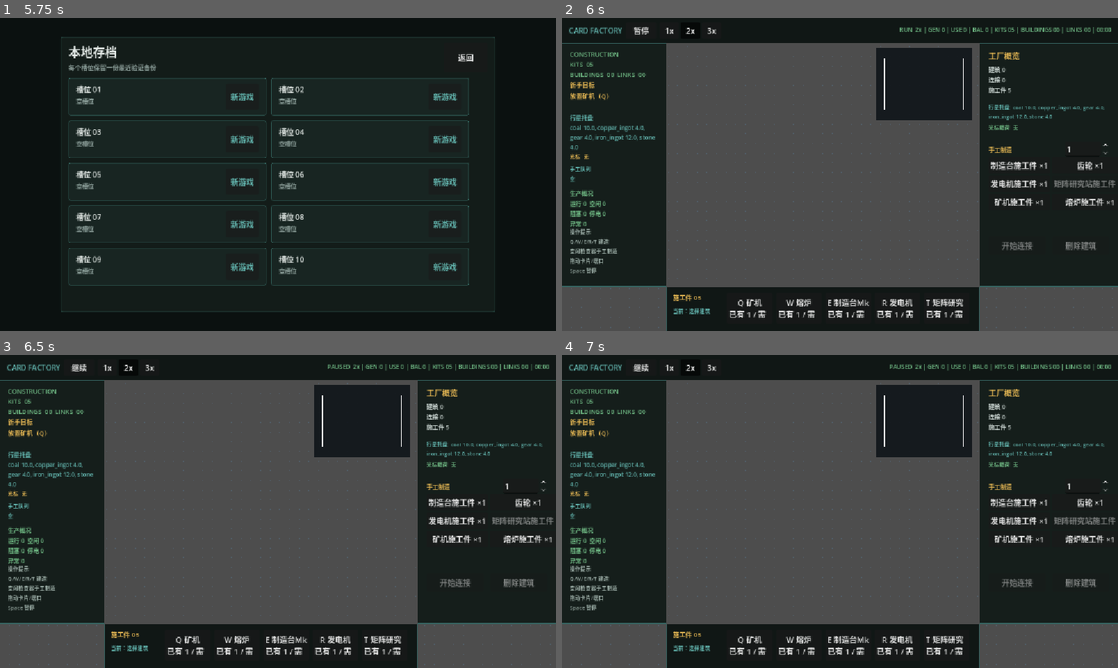
Above: before the commit, frames 1-4 (two rows, left to right).
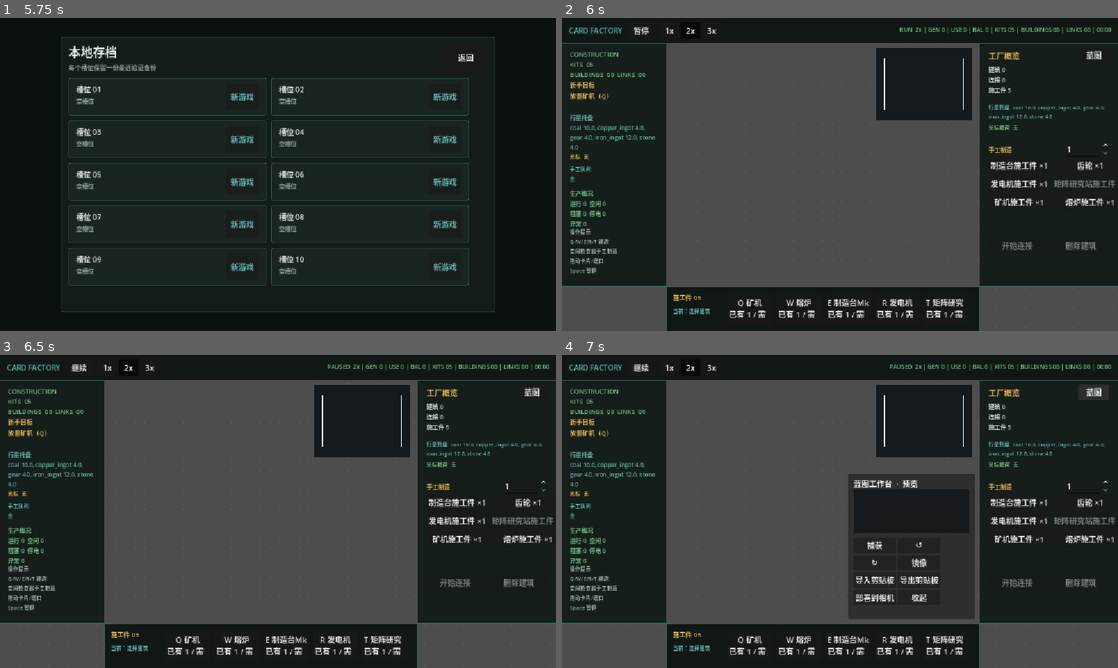
Above: after the commit, the same moments.

Repository: Vantex/cardFactory
Game: Godot game, scene res://scenes/main/Main.tscn
Same seed, same stepped clock (60 frames per second), same inputs: the game is played once before the commit and once after it.
Inputs (mouse positions are in pixels of both pictures, inside the frame that each line leads up to):
- Up to frame 1 (5.75 s): click "新游戏" at 0.5 s; click "返回" at 1.25 s; click "管理存档槽位" at 2 s; tap Enter at 2.75, 4.25 s; move the mouse to (400, 158) at 2.77 s; hold W 2.78-3.5 s; tap C at 2.85 s; click (400, 158) at 2.92 s; tap Space at 3.02, 3.5, 5 s; drag from (166, 190) to (250, 237) at 3.52 s; move the mouse to (333, 105) at 4.27 s; hold W 4.28-5 s; tap Delete at 4.35 s; click (333, 105) at 4.42 s; drag from (250, 237) to (111, 127) at 5.02 s
- Up to frame 2 (6 s): tap Enter at 5.75 s; move the mouse to (1006, 221) at 5.77 s; tap 2 at 5.85 s; click (1006, 221) at 5.92 s
- Up to frame 3 (6.5 s): tap Space at 6.02 s
- Up to frame 4 (7 s): click (1095, 392) at 6.5 s, where only the run after the commit has a clickable "蓝图"

Frame 1 is identical in both runs. In frame 2, less than 0.1% of the frame differs, in the area x 94-98%, y 10-14%; in frame 3, less than 0.1%; in frame 4, 10%, in the area x 51-98%, y 10-85%.

Commit message:
fix: keep blueprint workspace unobstructed

Diff:
--- a/scenes/ui/BlueprintWorkspace.gd
+++ b/scenes/ui/BlueprintWorkspace.gd
@@ -11,13 +11,19 @@
 var _rotation_quarters := 0
 var _mirrored := false
 var _clipboard_fallback := ""
+var _toggle_button: Button
 
 func _ready() -> void:
-	set_offsets_preset(Control.PRESET_TOP_LEFT)
-	position = Vector2(880, 246)
-	size = Vector2(264, 300)
+	set_anchors_preset(Control.PRESET_TOP_RIGHT)
+	offset_left = -560.0
+	offset_right = -296.0
+	offset_top = 246.0
+	offset_bottom = 546.0
+	z_index = 2
 	mouse_filter = Control.MOUSE_FILTER_STOP
 	_build_controls()
+	hide()
+	call_deferred("_install_toggle")
 	queue_redraw()
 
 func set_input_handler(input_handler: Node) -> void:
@@ -132,6 +138,31 @@
 	_add_button(controls, "Import", "导入剪贴板", import_from_clipboard)
 	_add_button(controls, "Export", "导出剪贴板", export_to_clipboard)
 	_add_button(controls, "Deploy", "部署到相机", _deploy_at_camera)
+	_add_button(controls, "Close", "收起", _hide_workspace)
+
+func _install_toggle() -> void:
+	if _toggle_button != null:
+		return
+	var inspector := get_parent().get_node_or_null("InspectorPanel") as Control
+	if inspector == null:
+		return
+	var title := inspector.get_node_or_null("Title") as Control
+	if title != null:
+		title.size.x = 180.0
+	_toggle_button = Button.new()
+	_toggle_button.name = "BlueprintToggle"
+	_toggle_button.text = "蓝图"
+	_toggle_button.position = Vector2(204, 9)
+	_toggle_button.size = Vector2(64, 32)
+	_toggle_button.pressed.connect(_show_workspace)
+	inspector.add_child(_toggle_button)
+
+func _show_workspace() -> void:
+	show()
+	queue_redraw()
+
+func _hide_workspace() -> void:
+	hide()
 
 func _add_button(parent: GridContainer, node_name: String, label: String, callback: Callable) -> void:
 	var button := Button.new()
--- a/scripts/game/BlueprintSystem.gd
+++ b/scripts/game/BlueprintSystem.gd
@@ -230,14 +230,14 @@
 	var source_outputs: Array[String] = []
 	var source_configuration: Dictionary = source_plan.configuration
 	var explicit_output := String(source_configuration.get("output_item", ""))
-	if not explicit_output.is_empty():
+	var source_definition := DataManager.get_building(String(source_plan.type))
+	if source_definition.get("kind", "") == "extractor" and not explicit_output.is_empty():
 		source_outputs.append(explicit_output)
 	else:
 		var source_recipe := DataManager.get_recipe(String(source_configuration.get("recipe_id", "")))
 		for output in source_recipe.get("outputs", []):
 			source_outputs.append(String(output.get("item_id", "")))
 		if source_outputs.is_empty():
-			var source_definition := DataManager.get_building(String(source_plan.type))
 			var extraction: Dictionary = source_definition.get("extraction", {})
 			for output_value in extraction.get("items", [extraction.get("item_id", "")]):
 				if not String(output_value).is_empty():
@@ -251,12 +251,19 @@
 		candidate_recipes = DataManager.get_recipes_for_building(String(target_plan.type))
 	else:
 		candidate_recipes = [DataManager.get_recipe(target_recipe_id)]
+	var compatible_but_locked := false
 	for recipe in candidate_recipes:
 		for input in recipe.get("inputs", []):
 			if String(input.get("item_id", "")) == item_id:
+				var candidate_recipe_id := String(recipe.get("id", ""))
+				if not _is_catalog_entry_unlocked("recipe", candidate_recipe_id):
+					compatible_but_locked = true
+					continue
 				if target_recipe_id.is_empty():
-					target_configuration["recipe_id"] = String(recipe.get("id", ""))
+					target_configuration["recipe_id"] = candidate_recipe_id
 				return {"ok": true}
+	if compatible_but_locked:
+		return _failure("locked", "蓝图目标配方尚未解锁")
 	return _failure("incompatible_connection", "蓝图目标配方无法接收线路物品")
 
 func _is_catalog_entry_unlocked(kind: String, entry_id: String) -> bool:
--- a/scripts/test/TestBlueprints.gd
+++ b/scripts/test/TestBlueprints.gd
@@ -162,6 +162,20 @@
 	var duplicate_result: Dictionary = blueprint_script.new(graph_state).deploy(duplicate, Vector2.ZERO)
 	_expect(not duplicate_result.get("ok", true) and duplicate_result.get("reason", "") == "duplicate_connection" and _same_authoritative_state(graph_state, incompatible_before), "planned graph rejects duplicate source-target edges without partial mutation")
 
+	var byproduct_state := GameState.new()
+	byproduct_state.completed_technologies = ["fluid_handling"]
+	byproduct_state.construction_inventory = {"oil_refinery": 1.0, "fractionator": 1.0, "conveyor_belt_mk1": 1.0}
+	var byproduct_blueprint := {"version": 1, "entities": [{"ref": "refinery", "type": "oil_refinery", "position": Vector2.ZERO, "configuration": {"recipe_id": "refined_oil_recipe", "output_item": "refined_oil"}}, {"ref": "fractionator", "type": "fractionator", "position": Vector2(400, 0), "configuration": {"recipe_id": "deuterium_recipe"}}], "connections": [{"source": "refinery", "target": "fractionator", "type": "conveyor_belt_mk1", "configuration": {"item_id": "hydrogen"}}]}
+	var byproduct_result: Dictionary = blueprint_script.new(byproduct_state).deploy(byproduct_blueprint, Vector2.ZERO)
+	_expect(byproduct_result.get("ok", false) and byproduct_state.connections.values()[0].item_id == "hydrogen", "processor connection preflight accepts any selected recipe byproduct")
+
+	var locked_recipe_state := GameState.new()
+	locked_recipe_state.construction_inventory = {"miner": 1.0, "graphene_facility": 1.0, "conveyor_belt_mk1": 1.0}
+	var locked_recipe_blueprint := {"version": 1, "entities": [{"ref": "coal", "type": "miner", "position": Vector2.ZERO, "configuration": {"output_item": "coal"}}, {"ref": "graphene", "type": "graphene_facility", "position": Vector2(400, 0), "configuration": {}}], "connections": [{"source": "coal", "target": "graphene", "type": "conveyor_belt_mk1", "configuration": {"item_id": "coal"}}]}
+	var locked_recipe_before := locked_recipe_state.copy_state()
+	var locked_recipe_result: Dictionary = blueprint_script.new(locked_recipe_state).deploy(locked_recipe_blueprint, Vector2.ZERO)
+	_expect(not locked_recipe_result.get("ok", true) and locked_recipe_result.get("reason", "") == "locked" and _same_authoritative_state(locked_recipe_state, locked_recipe_before), "auto-selected target recipes obey current technology unlocks atomically")
+
 func _test_line_configuration_round_trip(blueprint_script: Script, codec_script: Script) -> void:
 	var source_state := GameState.new()
 	var source_id := _add_building(source_state, "miner", Vector2.ZERO, {"output_item": "iron_ore"})
@@ -238,6 +252,8 @@
 	var main: Node = load("res://scenes/main/Main.tscn").instantiate()
 	viewport.add_child(main)
 	await get_tree().process_frame
+	main.get_node("AppShell").call("_on_session_started", 0, true)
+	await get_tree().process_frame
 	var main_input: Node = main.get_node("InputHandler")
 	var formal_workspace: Control = main.get_node("FactoryWorkspaceUI/BlueprintWorkspace")
 	main_input.set_selected_entities([selected_id, selected_second_id])
@@ -248,8 +264,51 @@
 	var export_button := formal_workspace.get_node_or_null("Panel/Controls/Export") as Button
 	var import_button := formal_workspace.get_node_or_null("Panel/Controls/Import") as Button
 	var deploy_button := formal_workspace.get_node_or_null("Panel/Controls/Deploy") as Button
-	_expect(formal_workspace.size.x > 0.0 and formal_workspace.size.y > 0.0 and capture_button != null and rotate_cw_button != null and rotate_ccw_button != null and mirror_button != null and export_button != null and import_button != null and deploy_button != null, "formal Main exposes a visible player-operable blueprint workspace")
-	capture_button.pressed.emit()
+	var toggle_button := main.get_node_or_null("FactoryWorkspaceUI/InspectorPanel/BlueprintToggle") as Button
+	_expect(formal_workspace.size.x > 0.0 and formal_workspace.size.y > 0.0 and capture_button != null and rotate_cw_button != null and rotate_ccw_button != null and mirror_button != null and export_button != null and import_button != null and deploy_button != null and toggle_button != null and not formal_workspace.visible, "formal Main exposes a collapsed player-operable blueprint workspace and visible entry point")
+	if toggle_button != null:
+		var toggle_position := toggle_button.get_global_rect().get_center()
+		var toggle_press := InputEventMouseButton.new()
+		toggle_press.button_index = MOUSE_BUTTON_LEFT
+		toggle_press.pressed = true
+		toggle_press.position = toggle_position
+		toggle_press.global_position = toggle_position
+		viewport.push_input(toggle_press)
+		var toggle_release := InputEventMouseButton.new()
+		toggle_release.button_index = MOUSE_BUTTON_LEFT
+		toggle_release.pressed = false
+		toggle_release.position = toggle_position
+		toggle_release.global_position = toggle_position
+		viewport.push_input(toggle_release)
+		await get_tree().process_frame
+	_expect(formal_workspace.visible, "real viewport GUI dispatch opens the collapsed blueprint workspace")
+	var workspace_rect := formal_workspace.get_global_rect()
+	var protected_controls: Array[Control] = [main.get_node("FactoryWorkspaceUI/TopBar"), main.get_node("FactoryWorkspaceUI/ResourceRail"), main.get_node("FactoryWorkspaceUI/InspectorPanel"), main.get_node("FactoryWorkspaceUI/ConstructionDock"), main.get_node("FactoryWorkspaceUI/MiniMap")]
+	var geometry_clear := true
+	for protected in protected_controls:
+		geometry_clear = geometry_clear and (not protected.visible or not workspace_rect.intersects(protected.get_global_rect(), false))
+	_expect(geometry_clear, "formal blueprint workspace does not overlap existing workspace regions or MiniMap")
+	var capture_press := InputEventMouseButton.new()
+	capture_press.button_index = MOUSE_BUTTON_LEFT
+	capture_press.pressed = true
+	capture_press.position = capture_button.get_global_rect().get_center()
+	capture_press.global_position = capture_press.position
+	var pointer_motion := InputEventMouseMotion.new()
+	pointer_motion.position = capture_press.position
+	pointer_motion.global_position = capture_press.position
+	viewport.push_input(pointer_motion)
+	await get_tree().process_frame
+	var hovered_control := viewport.gui_get_hovered_control()
+	_expect(hovered_control == capture_button or capture_button.is_ancestor_of(hovered_control), "real gameplay GUI hover resolves to the unobstructed blueprint capture control")
+	viewport.push_input(capture_press)
+	var capture_release := InputEventMouseButton.new()
+	capture_release.button_index = MOUSE_BUTTON_LEFT
+	capture_release.pressed = false
+	capture_release.position = capture_press.position
+	capture_release.global_position = capture_release.position
+	viewport.push_input(capture_release)
+	await get_tree().process_frame
+	_expect(not formal_workspace.get_draft().is_empty(), "real viewport GUI dispatch reaches the visible capture control")
 	var original_preview: Array = formal_workspace.get_preview_positions()
 	rotate_cw_button.pressed.emit()
 	var clockwise_preview: Array = formal_workspace.get_preview_positions()
